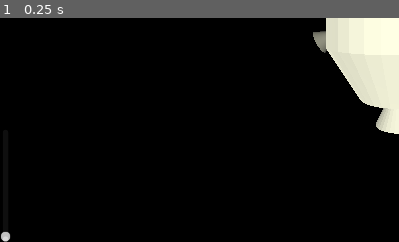
Above: before the commit, frame 1.
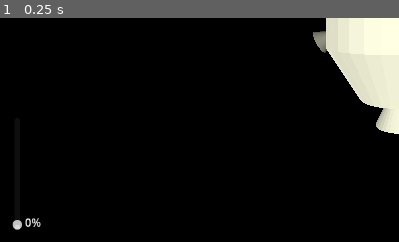
Above: after the commit, the same moment.

Repository: Carth501/anti-manual-spaceship-operation
Game: Godot game, scene res://scenes/space.tscn
Two runs of this game, one before a commit and one after it. Both use one fixed random seed, a clock stepped at 60 frames per second and the inputs below.
Inputs:
- Up to frame 1 (0.25 s): no input
The pictures show only the part of the screen within x 0-50%, y 50-100%; the shares and areas given below are measured in that part.

The runs differ from the first frame. In frame 1, 0.3% of the frame differs, in the area x 0-11%, y 89-100%.

Commit message:
Enhance UIManager to include throttle label management and update synchronization

Diff:
--- a/scenes/user_interface.tscn
+++ b/scenes/user_interface.tscn
@@ -10,8 +10,20 @@
 grow_horizontal = 2
 grow_vertical = 2
 script = ExtResource("1_j8r0o")
+throttle_slider_path = NodePath("Control/VSlider")
 
-[node name="VSlider" type="VSlider" parent="." unique_id=2091011137]
+[node name="Control" type="Control" parent="." unique_id=609721339]
+layout_mode = 1
+anchors_preset = 2
+anchor_top = 1.0
+anchor_bottom = 1.0
+offset_left = 17.0
+offset_top = -57.0
+offset_right = 57.0
+offset_bottom = -17.0
+grow_vertical = 0
+
+[node name="VSlider" type="VSlider" parent="Control" unique_id=2091011137]
 layout_mode = 1
 anchors_preset = 2
 anchor_top = 1.0
@@ -19,3 +31,13 @@
 offset_top = -162.0
 offset_right = 16.0
 grow_vertical = 0
+
+[node name="Label" type="Label" parent="Control" unique_id=1481298198]
+layout_mode = 1
+anchors_preset = 2
+anchor_top = 1.0
+anchor_bottom = 1.0
+offset_left = 19.0
+offset_top = -23.0
+offset_right = 59.0
+grow_vertical = 0
--- a/scripts/ui_manager.gd
+++ b/scripts/ui_manager.gd
@@ -3,14 +3,17 @@
 
 @export var control_interface_path: NodePath = ^"../Miracle/Node"
 @export var throttle_slider_path: NodePath = ^"VSlider"
+@export var throttle_label_path: NodePath = ^"Control/Label"
 
 var control_interface: ControlInterface
 var throttle_slider: VSlider
+var throttle_label: Label
 
 
 func _ready() -> void:
 	control_interface = get_node_or_null(control_interface_path) as ControlInterface
 	throttle_slider = get_node_or_null(throttle_slider_path) as VSlider
+	throttle_label = get_node_or_null(throttle_label_path) as Label
 
 	if control_interface == null:
 		push_warning("UIManager could not find a ControlInterface at %s" % control_interface_path)
@@ -18,12 +21,15 @@
 
 	if throttle_slider == null:
 		push_warning("UIManager could not find a VSlider at %s" % throttle_slider_path)
-		return
 
-	_configure_throttle_slider()
-	throttle_slider.value_changed.connect(_on_throttle_slider_changed)
+	if throttle_label == null:
+		push_warning("UIManager could not find a Label at %s" % throttle_label_path)
+
+	if throttle_slider != null:
+		_configure_throttle_slider()
+		throttle_slider.value_changed.connect(_on_throttle_slider_changed)
 	control_interface.main_throttle_changed.connect(_on_main_throttle_changed)
-	_sync_slider_to_throttle()
+	_sync_ui_to_throttle()
 
 
 func _configure_throttle_slider() -> void:
@@ -32,8 +38,11 @@
 	throttle_slider.step = 0.01
 
 
-func _sync_slider_to_throttle() -> void:
-	throttle_slider.value = control_interface.get_main_throttle()
+func _sync_ui_to_throttle() -> void:
+	var throttle_value := control_interface.get_main_throttle()
+	if throttle_slider != null:
+		throttle_slider.value = throttle_value
+	_update_throttle_label(throttle_value)
 
 
 func _on_throttle_slider_changed(value: float) -> void:
@@ -41,4 +50,13 @@
 
 
 func _on_main_throttle_changed(value: float) -> void:
-	throttle_slider.value = value
+	if throttle_slider != null:
+		throttle_slider.value = value
+	_update_throttle_label(value)
+
+
+func _update_throttle_label(value: float) -> void:
+	if throttle_label == null:
+		return
+
+	throttle_label.text = "%d%%" % int(round(value * 100.0))
